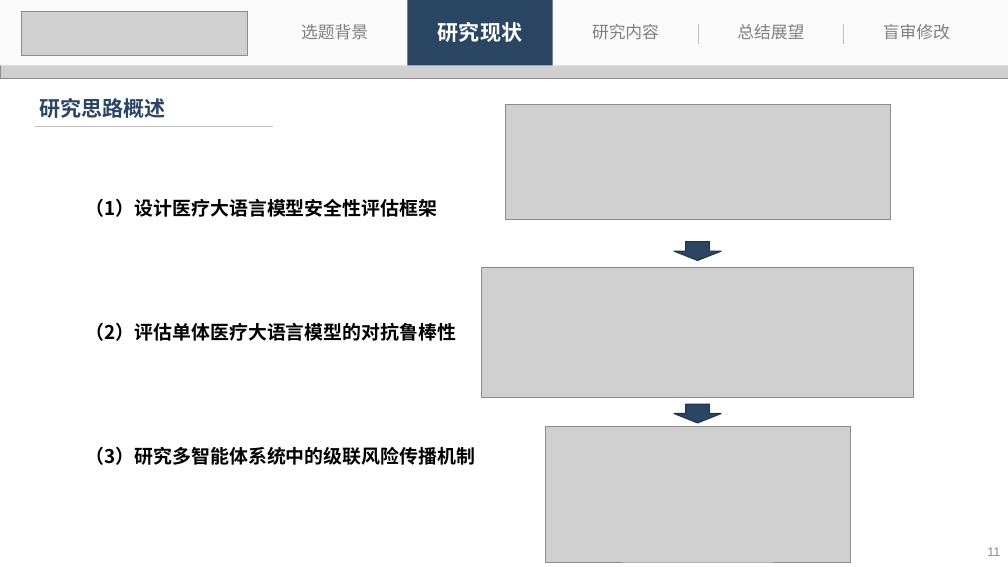
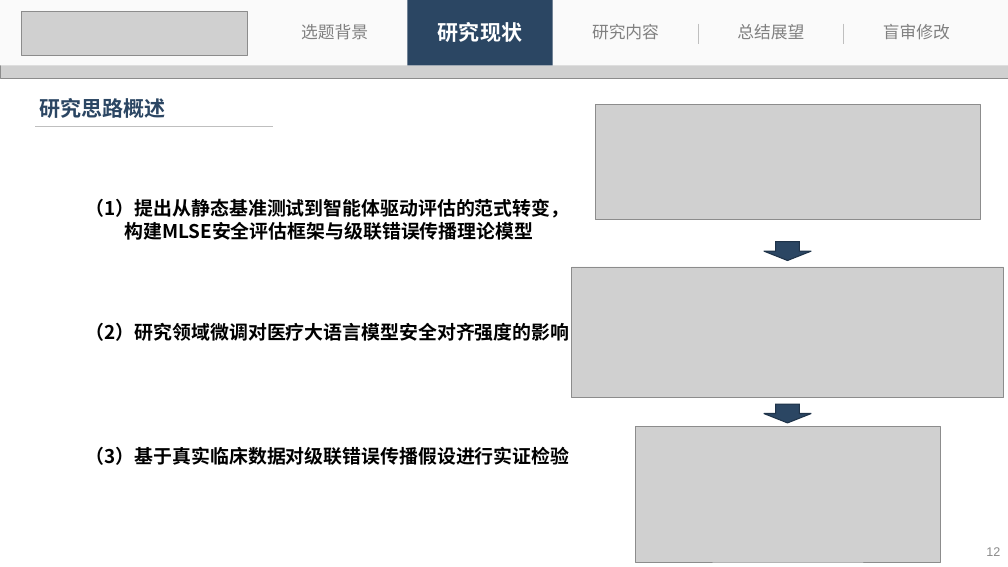
Before and after one commit to 536260668/master_thesis, a slide deck: slide 12 of 刘子恒-答辩.pptx (slide 11 before the commit). Drawn at 1008x567 pixels with LibreOffice and Linux fonts; fonts in the diff are those of the drawing; grey boxes stand for pictures. Boxes give left, top, right and bottom in pixels: in the first picture for what was removed or moved away, otherwise in the second. Text is boxed around its words. In the diff, an @@ line names an element or a change of style, - is before the commit and + after.

```diff
--- a/刘子恒-答辩.pptx
+++ b/刘子恒-答辩.pptx
@@ text at [86,198,570,240]: text changed @@
-（1）设计医疗大语言模型安全性评估框架
+（1）提出从静态基准测试到智能体驱动评估的范式转变，
+构建MLSE安全评估框架与级联错误传播理论模型
@@ text at [86,323,570,341]: text changed @@
-（2）评估单体医疗大语言模型的对抗鲁棒性
+（2）研究领域微调对医疗大语言模型安全对齐强度的影响
@@ 3 pictures, 2 down arrows: place and size @@
-3 pictures, 2 down arrows at [482,104,913,562]
+3 pictures, 2 down arrows at [572,104,1003,562]
@@ text at [86,447,570,465]: text changed @@
-（3）研究多智能体系统中的级联风险传播机制
+（3）基于真实临床数据对级联错误传播假设进行实证检验
@@ page number at [986,547,1000,556]: text changed @@
-11
+12
```
Also in this commit, not shown: 5 other slides changed, 1 slide added, 1 slide removed, 1 other file.
